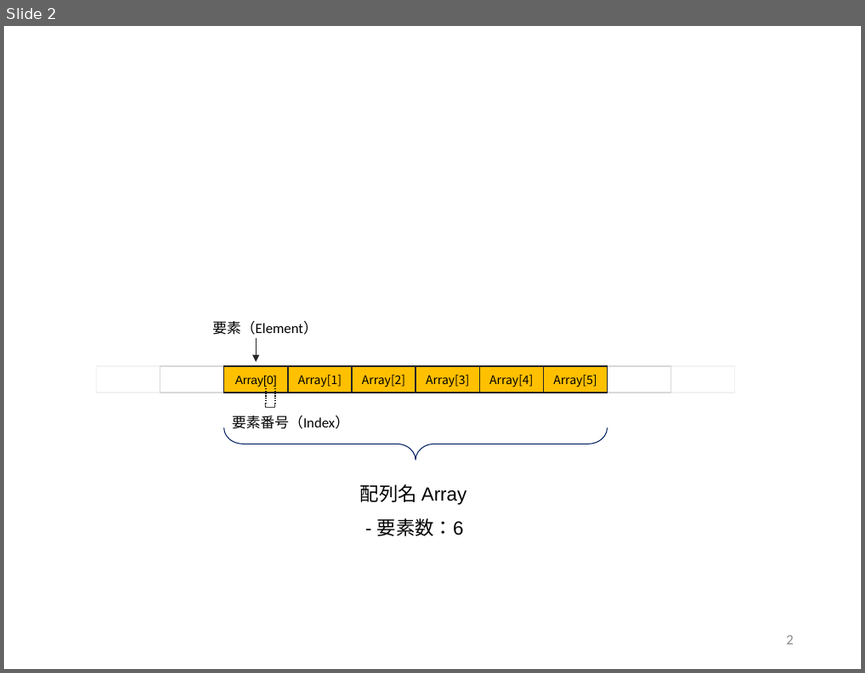
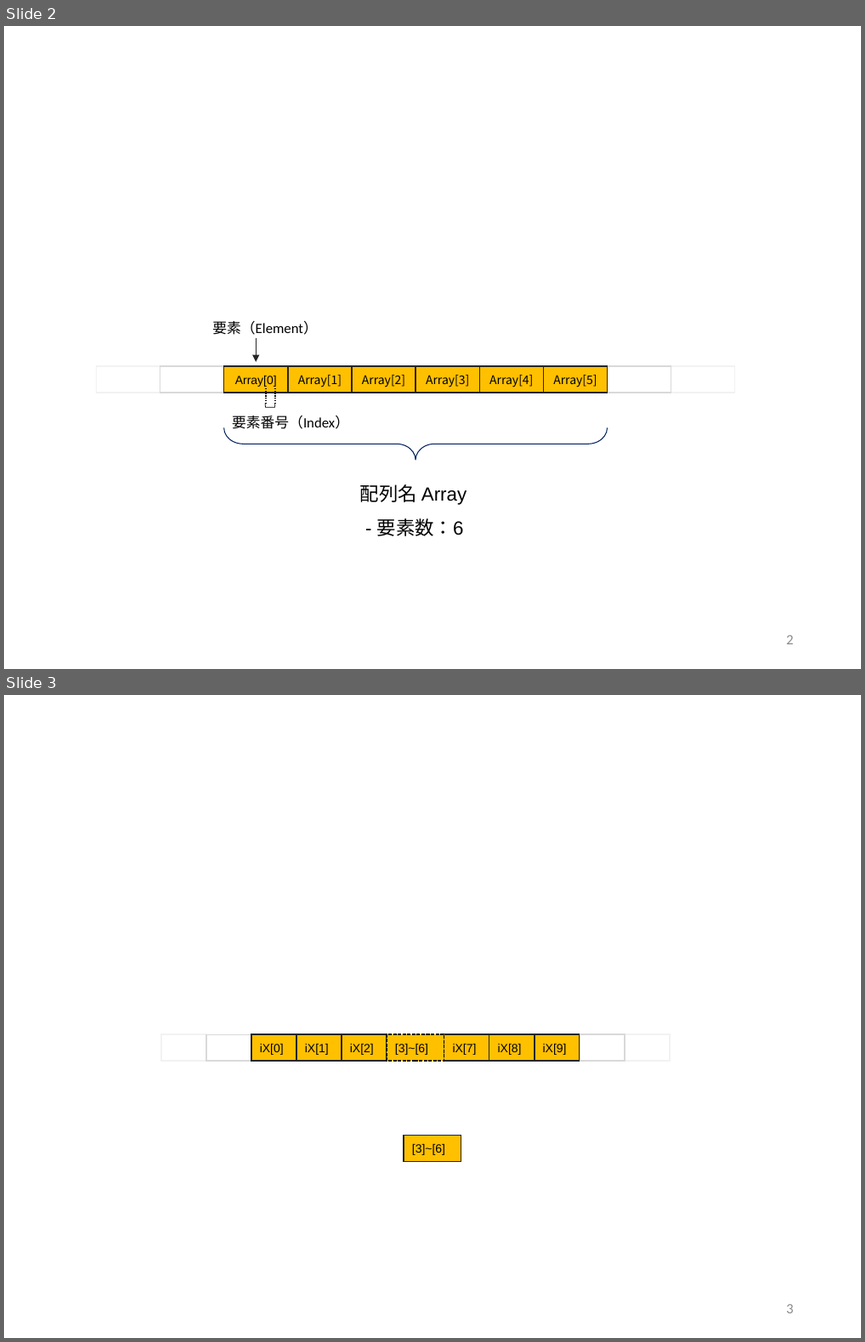
Before and after one commit to afukushimagit/afukushimagit.github.io, a slide deck: images/array/sozai.pptx. Shown one above the other, each under a label of ours: slide 2 before the commit, slides 2 and 3 after it. The pictures are 865x673 and 865x1342 pixels, drawn with LibreOffice and Linux fonts; fonts in the diff are those of the drawing. Boxes give left, top, right and bottom in pixels: in the first picture for what was removed or moved away, otherwise in the second. Text is boxed around its words. In the diff, an @@ line names an element or a change of style, - is before the commit and + after.

```diff
--- a/images/array/sozai.pptx
+++ b/images/array/sozai.pptx
@@ slide 3 added at bbox=[4, 695, 861, 1338], background #FFFFFF @@
@@ rectangle added at bbox=[161, 1034, 207, 1061], outline #F2F2F2 1 pt @@
@@ rectangle added at bbox=[206, 1034, 251, 1061], outline #D9D9D9 1 pt @@
@@ rectangle added at bbox=[251, 1034, 297, 1061], fill #FFC000, outline #262626 1 pt, 10 pt, text #000000 @@
+iX[0]
@@ rectangle added at bbox=[296, 1034, 341, 1061], fill #FFC000, outline #262626 1 pt, 10 pt, text #000000 @@
+iX[1]
@@ rectangle added at bbox=[341, 1034, 387, 1061], fill #FFC000, outline #262626 1 pt, 10 pt, text #000000 @@
+iX[2]
@@ rectangle added at bbox=[387, 1034, 444, 1061], fill #FFC000, outline #000000 1 pt dashed, 10 pt, text #000000 @@
+[3]~[6]
@@ rectangle added at bbox=[444, 1034, 490, 1061], fill #FFC000, outline #262626 1 pt, 10 pt, text #000000 @@
+iX[7]
@@ rectangle added at bbox=[489, 1034, 534, 1061], fill #FFC000, outline #262626 1 pt, 10 pt, text #000000 @@
+iX[8]
@@ rectangle added at bbox=[534, 1034, 579, 1061], fill #FFC000, outline #262626 1 pt, 10 pt, text #000000 @@
+iX[9]
@@ rectangle added at bbox=[579, 1034, 624, 1061], outline #D9D9D9 1 pt @@
@@ rectangle added at bbox=[624, 1034, 670, 1061], outline #F2F2F2 1 pt @@
@@ rectangle added at bbox=[404, 1134, 460, 1161], fill #FFC000, outline #262626 1 pt, 10 pt, text #000000 @@
+[3]~[6]
@@ page number added at bbox=[786, 1304, 793, 1313], 12 pt, text #8C8C8C @@
+3
```
Also in this commit, not shown: 1 slide changed, 7 other slides added, 32 other files.
